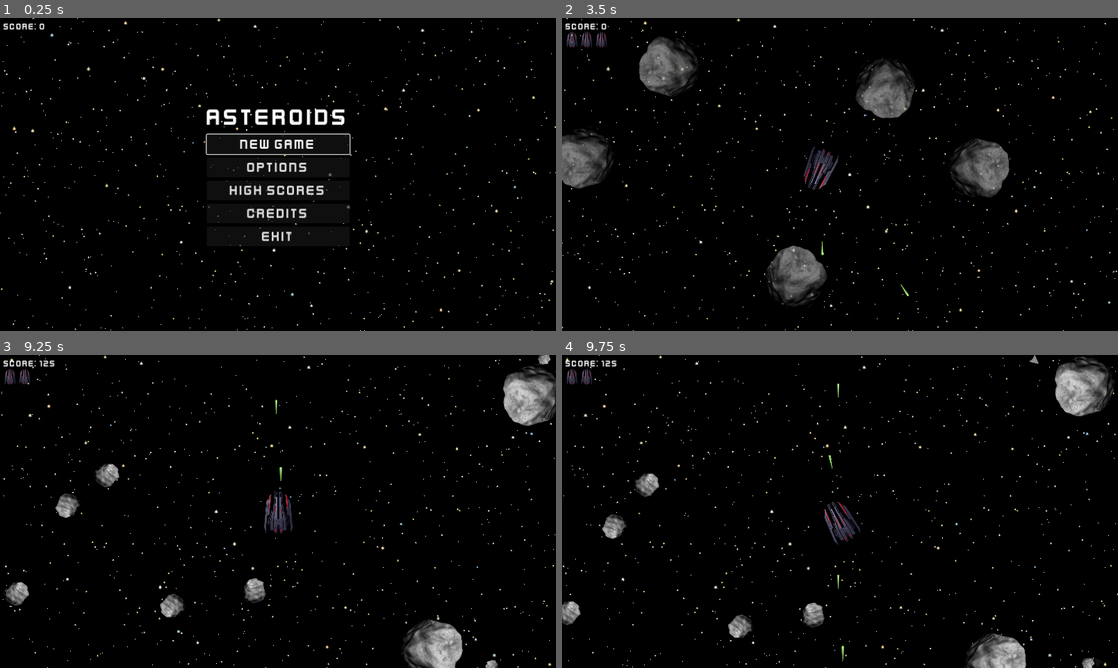
Above: before the commit, frames 1-4 (two rows, left to right).
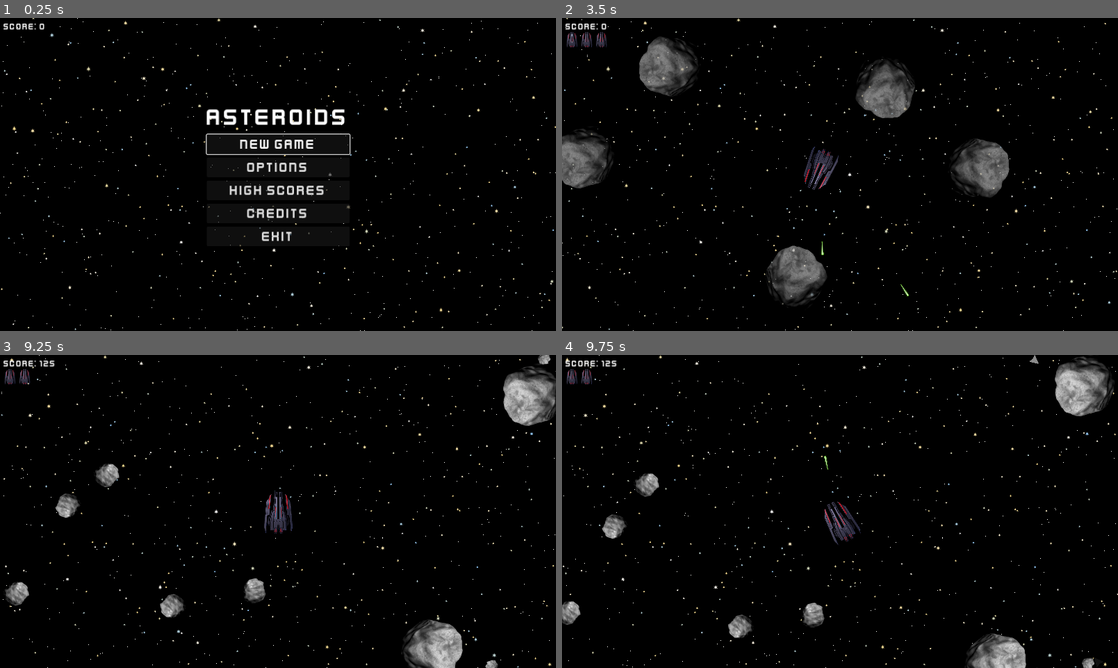
Above: after the commit, the same moments.

Repository: x7bit/godot-asteroids
Game: Godot game, scene res://scenes/main.tscn
Same seed, same stepped clock (60 frames per second), same inputs: the game is played once before the commit and once after it. Sound files missing from this copy of the repository are replaced by a short silence.
Inputs:
- Up to frame 1 (0.25 s): no input
- Up to frame 2 (3.5 s): click "NEW GAME" at 0.5 s; tap Enter (shoot) at 1.25, 2.1 s; hold Right (rotate_right) 1.28-2.03 s; hold Enter (shoot) 1.28-2.03 s; hold Down (move_backward) 2.03-2.78 s; hold Right (rotate_right) from 2.78 s (still down); hold Enter (shoot) from 2.78 s (still down)
- Up to frame 3 (9.25 s): release Right (rotate_right) at 3.53 s; release Enter (shoot) at 3.53 s; hold Up (move_forward) 3.53-4.28 s; tap Enter (shoot) every 1.5 s from 3.6 to 8.1 s; hold Enter (shoot) 4.28-5.03 s; hold Left (rotate_left) 4.28-5.78 s; tap Escape (pause) at 4.9 s; hold Down (move_backward) 5.78-6.53 s; hold Enter (shoot) 5.78-6.53 s; hold Right (rotate_right) 6.53-7.28 s; hold Up (move_forward) 7.28-8.03 s; hold Enter (shoot) 7.28-8.03 s; hold Right (rotate_right) 8.03-8.78 s; hold Down (move_backward) from 8.78 s (still down); hold Enter (shoot) from 8.78 s (still down)
- Up to frame 4 (9.75 s): release Down (move_backward) at 9.53 s; release Enter (shoot) at 9.53 s; hold Left (rotate_left) from 9.53 s (still down); tap Enter (shoot) at 9.6 s

Frames 1-2 are identical in both runs. In frame 3, less than 0.1% of the frame differs, in the area x 49-51%, y 14-41%; in frame 4, less than 0.1%, in the area x 47-51%, y 9-98%.

Commit message:
Joypad selector and analog controls

Diff:
--- a/autoloads/global.gd
+++ b/autoloads/global.gd
@@ -2,6 +2,7 @@
 
 const CONFIG_FILE := "user://asteroids.cfg"
 const POWERUP_POINTS := 3000
+const NO_JOYPAD := -9
 
 enum WindowMode {WINDOW, FULLSCREEN}
 enum Detail {LOW, MEDIUM, HIGH}
@@ -10,6 +11,7 @@
 var window_mode := WindowMode.WINDOW
 var difficulty := Difficulty.NORMAL
 var detail := Detail.HIGH
+var joypad: int = NO_JOYPAD
 var sfx_volume: float = 1.0
 var sfx_volume_db: float = 0.0
 var music_volume: float = 0.8
@@ -83,6 +85,7 @@
 		window_mode = default_window_mode
 		difficulty = Difficulty.NORMAL
 		detail = Detail.HIGH
+		joypad = NO_JOYPAD
 		sfx_volume = 1.0
 		sfx_volume_db = 0.0
 		music_volume = 0.8
@@ -95,6 +98,8 @@
 		window_mode = config.get_value("options", "window_mode", default_window_mode)
 		difficulty = config.get_value("options", "difficulty", Difficulty.NORMAL)
 		detail = config.get_value("options", "detail", Detail.HIGH)
+		var _joypad = config.get_value("options", "joypad", NO_JOYPAD)
+		joypad = _joypad if Input.get_connected_joypads().has(_joypad) else NO_JOYPAD
 		sfx_volume = config.get_value("options", "sfx_volume", 1.0)
 		sfx_volume_db = Util.volume_to_db(sfx_volume)
 		music_volume = config.get_value("options", "music_volume", 0.8)
@@ -108,6 +113,7 @@
 	config.set_value("options", "window_mode", window_mode)
 	config.set_value("options", "difficulty", difficulty)
 	config.set_value("options", "detail", detail)
+	config.set_value("options", "joypad", joypad)
 	config.set_value("options", "sfx_volume", sfx_volume)
 	config.set_value("options", "music_volume", music_volume)
 	config.set_value("highscore", "easy", high_scores[Difficulty.EASY])
--- a/project.godot
+++ b/project.godot
@@ -94,7 +94,6 @@
 "deadzone": 0.5,
 "events": [Object(InputEventKey,"resource_local_to_scene":false,"resource_name":"","device":-1,"window_id":0,"alt_press …(182 unchanged characters)…
 , Object(InputEventKey,"resource_local_to_scene":false,"resource_name":"","device":-1,"window_id":0,"alt_pressed":false,"shift_pressed":false,"ctrl_pressed":false,"meta_pressed":false,"pressed":false,"keycode":0,"physical_keycode":87,"key_label":0,"unicode":119,"echo":false,"script":null)
-, Object(InputEventJoypadMotion,"resource_local_to_scene":false,"resource_name":"","device":-1,"axis":1,"axis_value":-1.0,"script":null)
 , Object(InputEventJoypadButton,"resource_local_to_scene":false,"resource_name":"","device":-1,"button_index":11,"pressure":0.0,"pressed":true,"script":null)
 ]
 }
@@ -102,7 +101,6 @@
 "deadzone": 0.5,
 "events": [Object(InputEventKey,"resource_local_to_scene":false,"resource_name":"","device":-1,"window_id":0,"alt_press …(182 unchanged characters)…
 , Object(InputEventKey,"resource_local_to_scene":false,"resource_name":"","device":-1,"window_id":0,"alt_pressed":false,"shift_pressed":false,"ctrl_pressed":false,"meta_pressed":false,"pressed":false,"keycode":0,"physical_keycode":83,"key_label":0,"unicode":115,"echo":false,"script":null)
-, Object(InputEventJoypadMotion,"resource_local_to_scene":false,"resource_name":"","device":-1,"axis":1,"axis_value":1.0,"script":null)
 , Object(InputEventJoypadButton,"resource_local_to_scene":false,"resource_name":"","device":-1,"button_index":12,"pressure":0.0,"pressed":true,"script":null)
 ]
 }
@@ -110,7 +108,6 @@
 "deadzone": 0.5,
 "events": [Object(InputEventKey,"resource_local_to_scene":false,"resource_name":"","device":-1,"window_id":0,"alt_press …(182 unchanged characters)…
 , Object(InputEventKey,"resource_local_to_scene":false,"resource_name":"","device":-1,"window_id":0,"alt_pressed":false,"shift_pressed":false,"ctrl_pressed":false,"meta_pressed":false,"pressed":false,"keycode":0,"physical_keycode":65,"key_label":0,"unicode":97,"echo":false,"script":null)
-, Object(InputEventJoypadMotion,"resource_local_to_scene":false,"resource_name":"","device":-1,"axis":0,"axis_value":-1.0,"script":null)
 , Object(InputEventJoypadButton,"resource_local_to_scene":false,"resource_name":"","device":-1,"button_index":13,"pressure":0.0,"pressed":true,"script":null)
 ]
 }
@@ -118,7 +115,6 @@
 "deadzone": 0.5,
 "events": [Object(InputEventKey,"resource_local_to_scene":false,"resource_name":"","device":-1,"window_id":0,"alt_press …(182 unchanged characters)…
 , Object(InputEventKey,"resource_local_to_scene":false,"resource_name":"","device":-1,"window_id":0,"alt_pressed":false,"shift_pressed":false,"ctrl_pressed":false,"meta_pressed":false,"pressed":false,"keycode":0,"physical_keycode":68,"key_label":0,"unicode":100,"echo":false,"script":null)
-, Object(InputEventJoypadMotion,"resource_local_to_scene":false,"resource_name":"","device":-1,"axis":0,"axis_value":1.0,"script":null)
 , Object(InputEventJoypadButton,"resource_local_to_scene":false,"resource_name":"","device":-1,"button_index":14,"pressure":0.0,"pressed":true,"script":null)
 ]
 }
@@ -127,7 +123,6 @@
 "events": [Object(InputEventKey,"resource_local_to_scene":false,"resource_name":"","device":-1,"window_id":0,"alt_press …(182 unchanged characters)…
 , Object(InputEventKey,"resource_local_to_scene":false,"resource_name":"","device":0,"window_id":0,"alt_pressed":false,"shift_pressed":false,"ctrl_pressed":false,"meta_pressed":false,"pressed":false,"keycode":0,"physical_keycode":4194310,"key_label":0,"unicode":0,"echo":false,"script":null)
 , Object(InputEventKey,"resource_local_to_scene":false,"resource_name":"","device":-1,"window_id":0,"alt_pressed":false,"shift_pressed":false,"ctrl_pressed":false,"meta_pressed":false,"pressed":false,"keycode":0,"physical_keycode":32,"key_label":0,"unicode":32,"echo":false,"script":null)
-, Object(InputEventJoypadMotion,"resource_local_to_scene":false,"resource_name":"","device":-1,"axis":5,"axis_value":1.0,"script":null)
 , Object(InputEventJoypadButton,"resource_local_to_scene":false,"resource_name":"","device":-1,"button_index":0,"pressure":0.0,"pressed":true,"script":null)
 ]
 }
--- a/scenes/menu.tscn
+++ b/scenes/menu.tscn
@@ -162,6 +162,22 @@
 popup/item_2/text = "HIGH"
 popup/item_2/id = 2
 
+[node name="JoypadHBoxContainer" type="HBoxContainer" parent="OptionMenu/OptionsVBoxContainer"]
+layout_mode = 2
+theme_override_constants/separation = 12
+
+[node name="JoypadLabel" type="Label" parent="OptionMenu/OptionsVBoxContainer/JoypadHBoxContainer"]
+layout_mode = 2
+size_flags_horizontal = 3
+theme_override_fonts/font = ExtResource("2_nvajy")
+theme_override_font_sizes/font_size = 32
+text = "JOYPAD:"
+
+[node name="JoypadOptionButton" type="OptionButton" parent="OptionMenu/OptionsVBoxContainer/JoypadHBoxContainer"]
+layout_mode = 2
+theme_override_fonts/font = ExtResource("2_nvajy")
+theme_override_font_sizes/font_size = 32
+
 [node name="ScreenHBoxContainer" type="HBoxContainer" parent="OptionMenu/OptionsVBoxContainer"]
 layout_mode = 2
 theme_override_constants/separation = 12
@@ -426,6 +442,7 @@
 [connection signal="pressed" from="MainMenu/MainVBoxContainer/ExitButton" to="." method="_on_exit_button_pressed"]
 [connection signal="item_selected" from="OptionMenu/OptionsVBoxContainer/DifficultyHBoxContainer/DifficultyOptionButton" to="." method="_on_difficulty_option_button_item_selected"]
 [connection signal="item_selected" from="OptionMenu/OptionsVBoxContainer/DetailHBoxContainer/DetailOptionButton" to="." method="_on_detail_option_button_item_selected"]
+[connection signal="item_selected" from="OptionMenu/OptionsVBoxContainer/JoypadHBoxContainer/JoypadOptionButton" to="." method="_on_joypad_option_button_item_selected"]
 [connection signal="toggled" from="OptionMenu/OptionsVBoxContainer/ScreenHBoxContainer/FullScreenCheckButton" to="." method="_on_full_screen_check_button_toggled"]
 [connection signal="value_changed" from="OptionMenu/OptionsVBoxContainer/SfxHBoxContainer/SfxHSlider" to="." method="_on_sfx_h_slider_value_changed"]
 [connection signal="value_changed" from="OptionMenu/OptionsVBoxContainer/MusicHBoxContainer/MusicHSlider" to="." method="_on_music_h_slider_value_changed"]
--- a/scripts/menu.gd
+++ b/scripts/menu.gd
@@ -14,6 +14,8 @@
 @onready var exit_button: Button = $MainMenu/MainVBoxContainer/ExitButton
 @onready var difficulty_options: OptionButton = $OptionMenu/OptionsVBoxContainer/DifficultyHBoxContainer/DifficultyOptionButton
 @onready var detail_options: OptionButton = $OptionMenu/OptionsVBoxContainer/DetailHBoxContainer/DetailOptionButton
+@onready var joypad_container: HBoxContainer = $OptionMenu/OptionsVBoxContainer/JoypadHBoxContainer
+@onready var joypad_options: OptionButton = $OptionMenu/OptionsVBoxContainer/JoypadHBoxContainer/JoypadOptionButton
 @onready var fullscreen_check: CheckButton = $OptionMenu/OptionsVBoxContainer/ScreenHBoxContainer/FullScreenCheckButton
 @onready var sfx_slider: HSlider = $OptionMenu/OptionsVBoxContainer/SfxHBoxContainer/SfxHSlider
 @onready var music_slider: HSlider = $OptionMenu/OptionsVBoxContainer/MusicHBoxContainer/MusicHSlider
@@ -35,6 +37,8 @@
 		fullscreen_check.visible = false
 	if Global.is_web:
 		exit_button.visible = false
+	Input.connect("joy_connection_changed", _on_joy_connection_changed)
+	update_joypads()
 
 func _process(_delta: float) -> void:
 	if ResourcesPreload.loaded:
@@ -88,6 +92,9 @@
 	Global.detail = index
 	emit_signal("change_options")
 
+func _on_joypad_option_button_item_selected(index) -> void:
+	Global.joypad = joypad_options.get_item_id(index)
+
 func _on_sfx_h_slider_value_changed(value) -> void:
 	Global.sfx_volume = value
 	Global.sfx_volume_db = Util.volume_to_db(value)
@@ -114,10 +121,16 @@
 	credits_menu.visible = false
 	grab_focus()
 
+func _on_joy_connection_changed(joypad: int, connected: bool) -> void:
+	update_joypads()
+	if joypad == Global.joypad && !connected:
+		joypad_options.selected = joypad_options.get_item_index(Global.NO_JOYPAD)
+
 func update() -> void:
 	fullscreen_check.button_pressed = Global.window_mode == Global.WindowMode.FULLSCREEN
 	difficulty_options.selected = Global.difficulty
 	detail_options.selected = Global.detail
+	joypad_options.selected = joypad_options.get_item_index(Global.joypad)
 	sfx_slider.value = Global.sfx_volume
 	music_slider.value = Global.music_volume
 	easy_score.text = str(Global.high_scores[Global.Difficulty.EASY])
@@ -152,3 +165,15 @@
 		credits_back_button.grab_focus()
 	else:
 		game_button.grab_focus()
+
+func update_joypads() -> void:
+	var joypads = Input.get_connected_joypads()
+	if joypads.size() > 0:
+		joypad_container.visible = true
+		joypad_options.clear()
+		joypad_options.add_item("None", Global.NO_JOYPAD)
+		for joypad in joypads:
+			joypad_options.add_item(Input.get_joy_name(joypad), joypad)
+		joypad_options.selected = joypad_options.get_item_index(Global.joypad)
+	else:
+		joypad_container.visible = false
--- a/scripts/player.gd
+++ b/scripts/player.gd
@@ -32,9 +32,12 @@
 
 var alive: bool = true
 var spawn_pos: Vector2 = Vector2.ZERO
+var laser_input_digital: bool = false
+var laser_input_analog: bool = false
 var laser_cooldown: bool = false
 var muzzle_idx: int = 0
-var thrust_forward: bool = false
+var thrust_forward_digital: bool = false
+var thrust_forward_analog: bool = false
 var thrust_alfa: float = 0.0
 
 var move_angle: float:
@@ -42,23 +45,29 @@
 		return Util.get_rotation_based_up_vector(velocity)
 
 func _ready() -> void:
-	thrust_forward = false
+	thrust_forward_digital = false
+	thrust_forward_analog = false
 	thrust_alfa = 0.0
 	thrusts[0].modulate.a = thrust_alfa
 	thrusts[1].modulate.a = thrust_alfa
 
 func _process(delta: float) -> void:
 	if !alive || !Global.game_started: return
+	#DIGITAL INPUTS
 	if Input.is_action_just_pressed("move_forward"):
-		thrust_forward = true
+		thrust_forward_digital = true
 	if Input.is_action_just_released("move_forward"):
-		thrust_forward = false
-	if Input.is_action_pressed("shoot") && !laser_cooldown && !Global.next_round_pause:
-		laser_cooldown = true
-		shoot()
-		await get_tree().create_timer(rate_of_laser).timeout
-		laser_cooldown = false
-	if thrust_forward:
+		thrust_forward_digital = false
+	if Input.is_action_just_pressed("shoot"):
+		laser_input_digital = true
+	if Input.is_action_just_released("shoot"):
+		laser_input_digital = false
+	#ANALOG INPUTS
+	if Global.joypad >= 0:
+		thrust_forward_analog = Input.get_joy_axis(Global.joypad, JOY_AXIS_LEFT_Y) < -0.2
+		laser_input_analog = Input.get_joy_axis(Global.joypad, JOY_AXIS_TRIGGER_RIGHT) > 0.5
+	#THRUSTS FADE IN/OUT
+	if thrust_forward_digital || thrust_forward_analog:
 		SfxController.play_in_unique_player(SfxController.Sfx.THRUST, get_instance_id())
 		if thrust_alfa < 1.0:
 			thrust_alfa = minf(thrust_alfa + (2.14 * delta), 1.0)
@@ -70,6 +79,12 @@
 			thrust_alfa = maxf(thrust_alfa - (3.57 * delta), 0.0)
 			thrusts[0].modulate.a = thrust_alfa
 			thrusts[1].modulate.a = thrust_alfa
+	#LASER SHOOT
+	if (laser_input_digital || laser_input_analog) && !laser_cooldown && !Global.next_round_pause:
+		laser_cooldown = true
+		shoot()
+		await get_tree().create_timer(rate_of_laser).timeout
+		laser_cooldown = false
 
 func _physics_process(delta: float) -> void:
 	if !alive || !Global.game_started: return
@@ -77,16 +92,36 @@
 	move_and_slide()
 
 func move(delta: float) -> void:
+	var y_move: bool = false
+	var x_move: bool = false
+	#DIGITAL INPUTS
 	if Input.is_action_pressed("move_forward"):
 		velocity += Vector2(0, -acceleration).rotated(rotation)
-	if Input.is_action_pressed("move_backward"):
+		y_move = true
+	elif Input.is_action_pressed("move_backward"):
 		velocity += Vector2(0, deceleration).rotated(rotation)
+		y_move = true
 	if Input.is_action_pressed("rotate_left"):
 		rotate(deg_to_rad(-rotation_speed * delta))
-	if Input.is_action_pressed("rotate_right"):
+		x_move = true
+	elif Input.is_action_pressed("rotate_right"):
 		rotate(deg_to_rad(rotation_speed * delta))
+		x_move = true
+	#ANALOG INPUTS
+	if Global.joypad >= 0:
+		if !y_move:
+			var y_axis = Input.get_joy_axis(Global.joypad, JOY_AXIS_LEFT_Y)
+			if y_axis < -0.2 || y_axis > 0.2:
+				velocity += Vector2(0, y_axis * acceleration).rotated(rotation)
+				y_move = true
+		if !x_move:
+			var x_axis = Input.get_joy_axis(Global.joypad, JOY_AXIS_LEFT_X)
+			if x_axis < -0.2 || x_axis > 0.2:
+				rotate(deg_to_rad(x_axis * rotation_speed * delta))
+				x_move = true
+	#VELOCITY NORMALIZATION
 	velocity = velocity.limit_length(max_speed).move_toward(Vector2.ZERO, GRAVITY)
-	##OFF SCREEN TRANSITIONS
+	#OFF SCREEN TRANSITIONS
 	var screen_size: Vector2 = get_viewport_rect().size
 	var player_half_size: Vector2 = Util.get_poly_rect(cpoly.get_polygon(), scale).size / 2
 	var indicator_prev_position: Vector2 = indicator.global_position
@@ -119,7 +154,8 @@
 		velocity = Vector2.ZERO
 		rotation = 0
 		SfxController.stop_in_unique_player(SfxController.Sfx.THRUST, get_instance_id())
-		thrust_forward = false
+		thrust_forward_digital = false
+		thrust_forward_analog = false
 		thrust_alfa = 0.0
 		thrusts[0].modulate.a = thrust_alfa
 		thrusts[1].modulate.a = thrust_alfa
